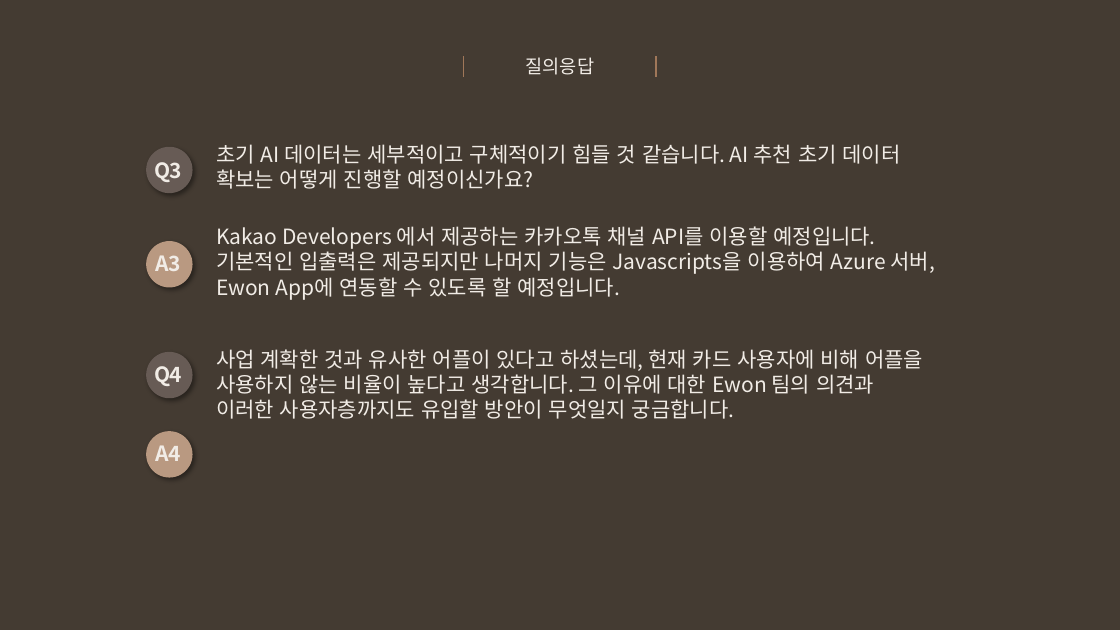
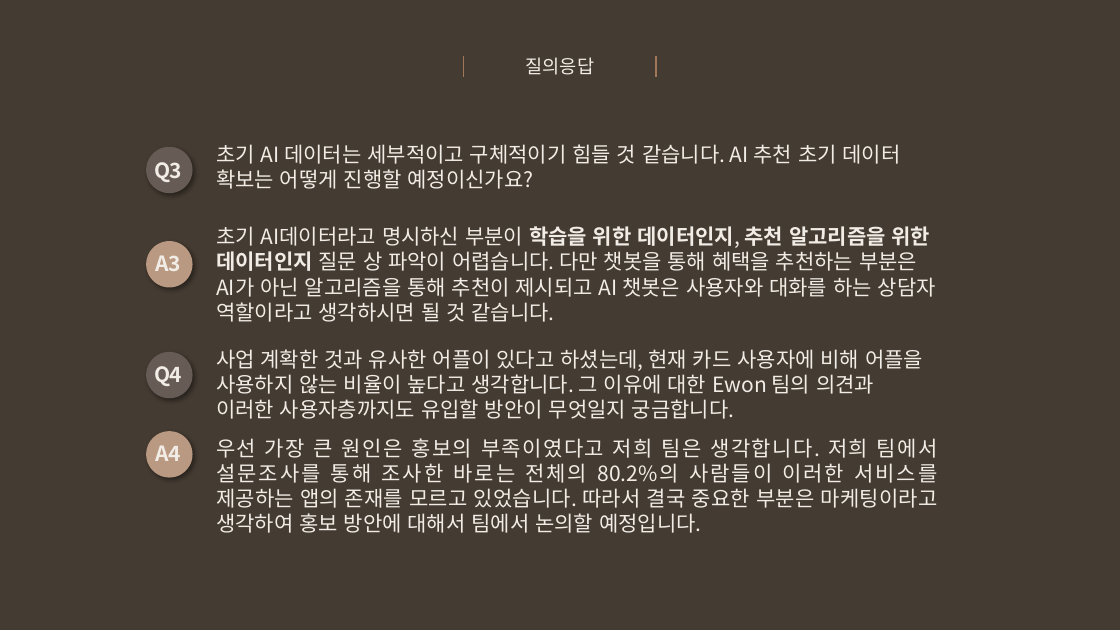
Before and after one commit to snr1229/Content_designing_Presentations, a slide deck: slide 3 of 사업계획서/Week9/EWon_중간고사대체_질의응답_Review.pptx. Drawn at 1120x630 pixels with LibreOffice and Linux fonts; fonts in the diff are those of the drawing. Boxes give left, top, right and bottom in pixels: in the first picture for what was removed or moved away, otherwise in the second. Text is boxed around its words. In the diff, an @@ line names an element or a change of style, - is before the commit and + after.

```diff
--- a/사업계획서/Week9/EWon_중간고사대체_질의응답_Review.pptx
+++ b/사업계획서/Week9/EWon_중간고사대체_질의응답_Review.pptx
@@ text at <box>216,226,936,322</box>: text changed @@
-Kakao Developers 에서 제공하는 카카오톡 채널 API를 이용할 예정입니다.
-기본적인 입출력은 제공되지만 나머지 기능은 Javascripts을 이용하여 Azure 서버, Ewon App에 연동할 수 있도록 할 예정입니다.
+초기 AI데이터라고 명시하신 부분이 학습을 위한 데이터인지, 추천 알고리즘을 위한 데이터인지 질문 상 파악이 어렵습니다. 다만 챗봇을 통해 혜택을 추천하는 부분은 AI가 아닌 알고리즘을 통해 추천이 제시되고 AI 챗봇은 사용자와 대화를 하는 상담자 역할이라고 생각하시면 될 것 같습니다.
@@ text added at <box>216,438,938,533</box>, 18 pt, text #F1ECE6 @@
+우선 가장 큰 원인은 홍보의 부족이였다고 저희 팀은 생각합니다. 저희 팀에서 설문조사를 통해 조사한 바로는 전체의 80.2%의 사람들이 이러한 서비스를 제공하는 앱의 존재를 모르고 있었습니다. 따라서 결국 중요한 부분은 마케팅이라고 생각하여 홍보 방안에 대해서 팀에서 논의할 예정입니다.
```
Also in this commit, not shown: 3 other slides changed.
